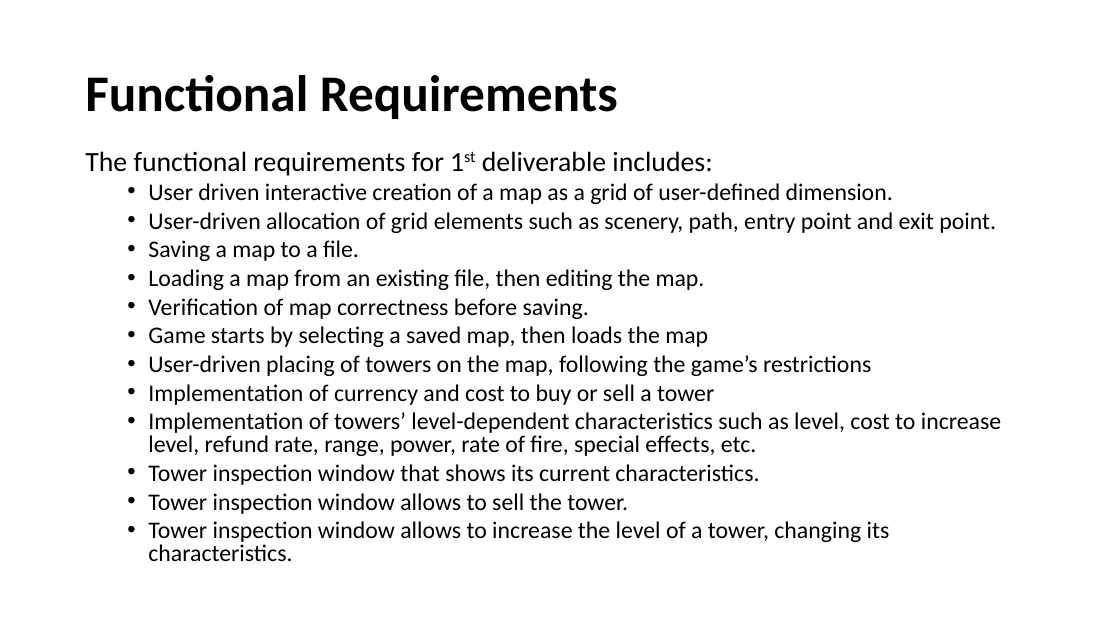
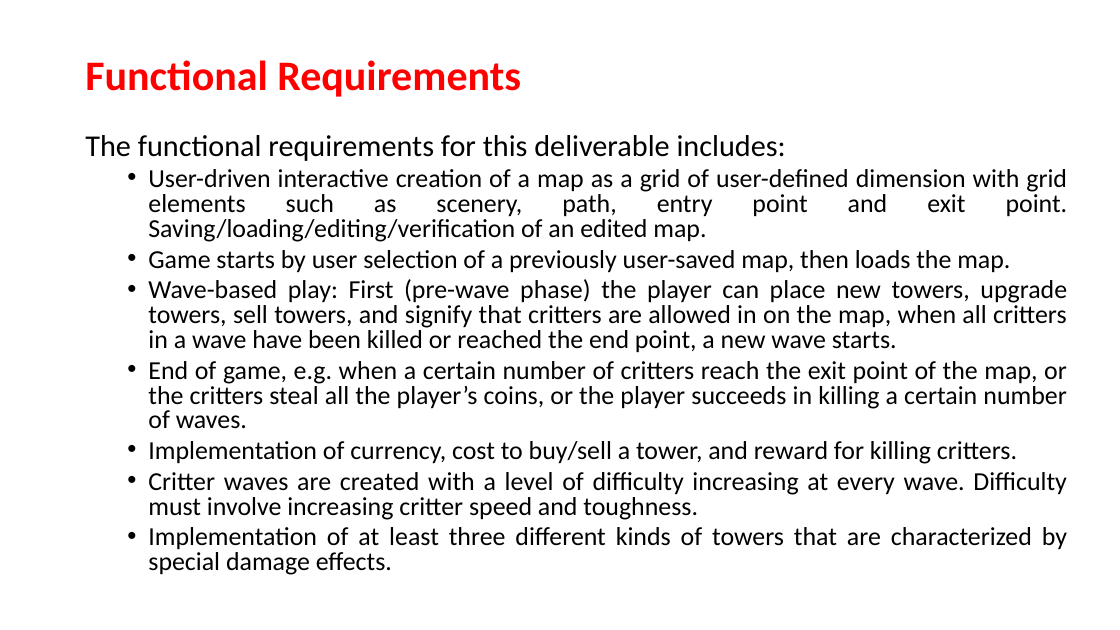
Before and after one commit to umerkk/TD-Game, a slide deck: slide 3 of document/Presentation.pptx. Drawn at 1120x630 pixels with LibreOffice and Linux fonts; fonts in the diff are those of the drawing. Boxes give left, top, right and bottom in pixels: in the first picture for what was removed or moved away, otherwise in the second. Text is boxed around its words. In the diff, an @@ line names an element or a change of style, - is before the commit and + after.

```diff
--- a/document/Presentation.pptx
+++ b/document/Presentation.pptx
@@ title "Functional Requirements" at (85,60,521,97): size 44 to 36 pt, text colour #000000 to #FF0000 @@
@@ text at (85,135,1068,575): text changed; size 20.4 to 22.2 pt @@
-The functional requirements for 1st deliverable includes:
-  • User driven interactive creation of a map as a grid of user-defined dimension.
-  • User-driven allocation of grid elements such as scenery, path, entry point and exit point.
-  • Saving a map to a file.
-  • Loading a map from an existing file, then editing the map.
-  • Verification of map correctness before saving.
-  • Game starts by selecting a saved map, then loads the map
-  • User-driven placing of towers on the map, following the game’s restrictions
-  • Implementation of currency and cost to buy or sell a tower
-  • Implementation of towers’ level-dependent characteristics such as level, cost to increase level, refund rate, range, power, rate of fire, special effects, etc.
-  • Tower inspection window that shows its current characteristics.
-  • Tower inspection window allows to sell the tower.
-  • Tower inspection window allows to increase the level of a tower, changing its characteristics.
+The functional requirements for this deliverable includes:
+  • User-driven interactive creation of a map as a grid of user-defined dimension with grid elements such as scenery, path, entry point and exit point. Saving/loading/editing/verification of an edited map.
+  • Game starts by user selection of a previously user-saved map, then loads the map.
+  • Wave-based play: First (pre-wave phase) the player can place new towers, upgrade towers, sell towers, and signify that critters are allowed in on the map, when all critters in a wave have been killed or reached the end point, a new wave starts.
+  • End of game, e.g. when a certain number of critters reach the exit point of the map, or the critters steal all the player’s coins, or the player succeeds in killing a certain number of waves.
+  • Implementation of currency, cost to buy/sell a tower, and reward for killing critters.
+  • Critter waves are created with a level of difficulty increasing at every wave. Difficulty must involve increasing critter speed and toughness.
+  • Implementation of at least three different kinds of towers that are characterized by special damage effects.
```
Also in this commit, not shown: 4 other slides changed, 9 slides added, 7 slides removed, 1 other file.
